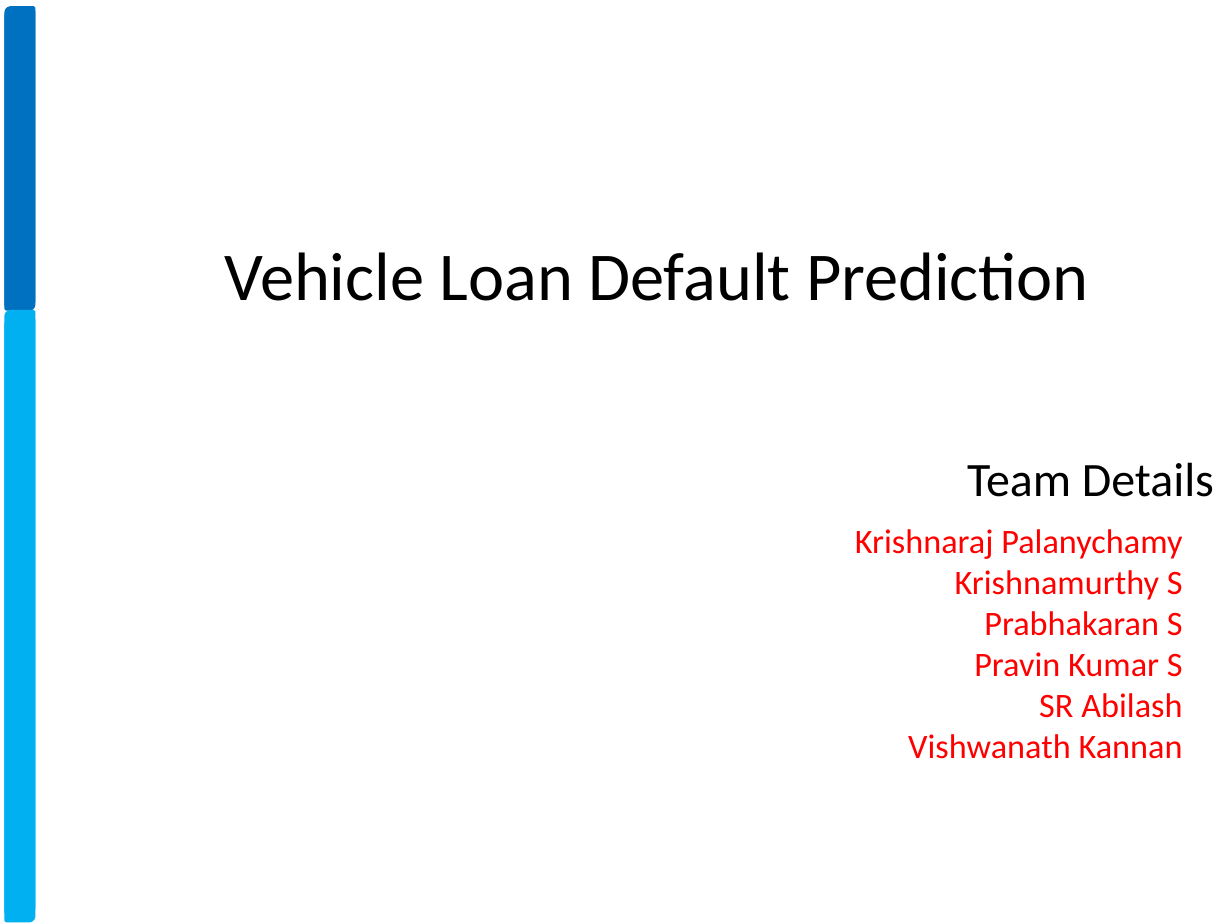
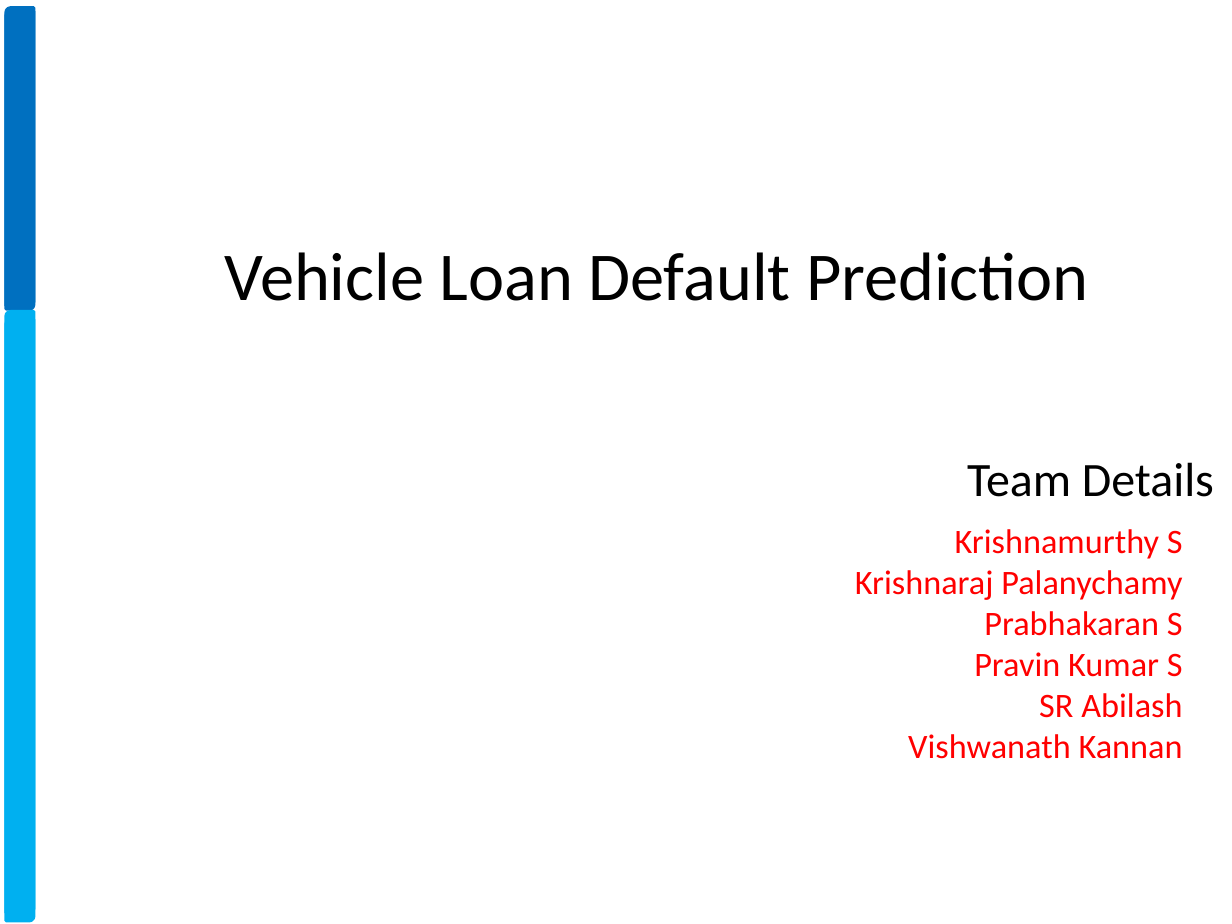
Before and after one commit to xavierigneous/Vehicle-Loan-Default-Prediction, a slide deck: slide 1 of Vehicle Loan Default Prediction.pptx. Drawn at 1232x924 pixels with LibreOffice and Linux fonts; fonts in the diff are those of the drawing; background and template pictures are left out. Boxes give left, top, right and bottom in pixels: in the first picture for what was removed or moved away, otherwise in the second. Text is boxed around its words. In the diff, an @@ line names an element or a change of style, - is before the commit and + after.

Commit message:
Update Vehicle Loan Default Prediction.pptx
Swapping makapa and krishnaraj names in slide 1

```diff
--- a/Vehicle Loan Default Prediction.pptx
+++ b/Vehicle Loan Default Prediction.pptx
@@ text at (x1=955, y1=529, x2=1183, y2=559): paragraph added @@
+Krishnamurthy S
@@ text at (x1=955, y1=570, x2=1183, y2=600): paragraph removed @@
-Krishnamurthy S
```
